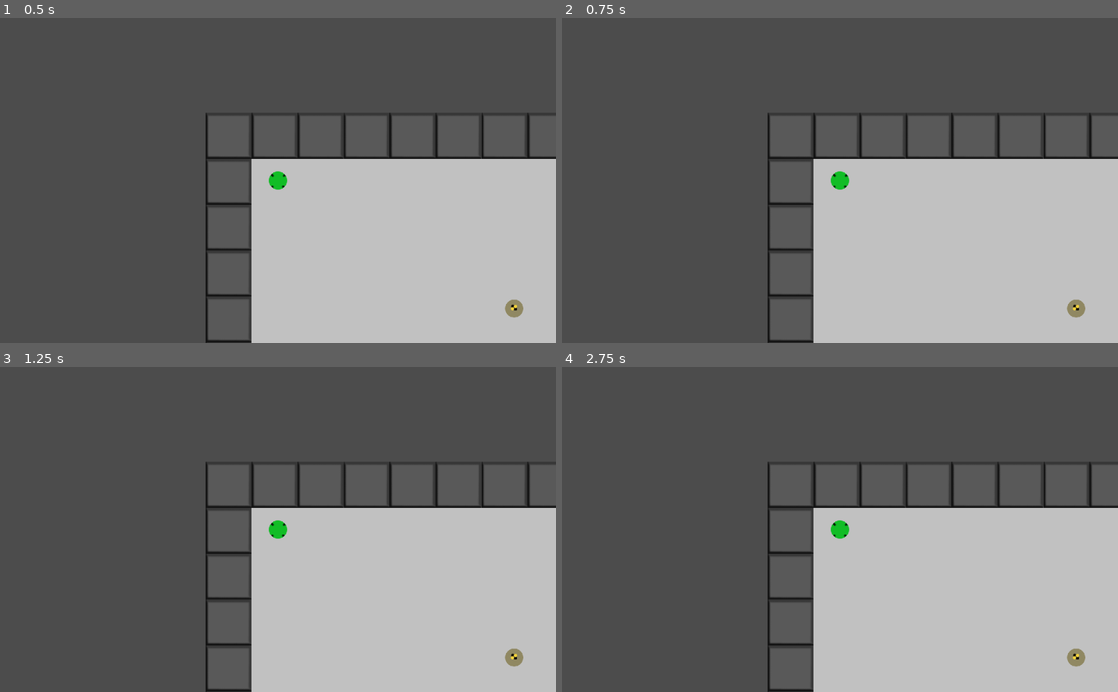
Above: before the commit, frames 1-4 (two rows, left to right).
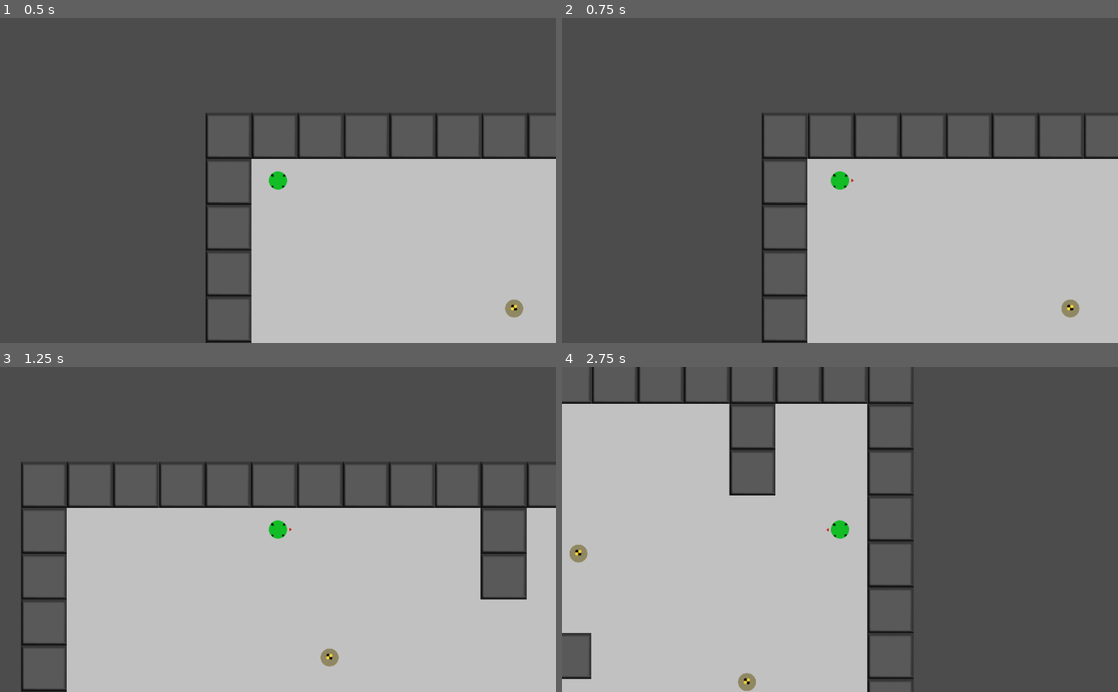
Above: after the commit, the same moments.

Repository: vinnicci/ball-istic
Game: Godot game, scene res://scenes/level/TestLevel.tscn
The game is run twice, just before and just after one commit, with the same random seed, the same clock (stepped at 60 frames per second) and the same inputs. The project has no main scene, so this scene is started directly.
Inputs:
- Up to frame 1 (0.5 s): no input
- Up to frame 2 (0.75 s): tap Enter at 0.5 s; hold F (move_right) from 0.53 s (still down); tap A (change_mode) at 0.6 s
- Up to frame 3 (1.25 s): keep holding F (move_right); tap Space (charge_roll) at 0.8 s
- Up to frame 4 (2.75 s): release F (move_right) at 1.28 s; hold D (move_down) 1.28-2.03 s; tap Space (charge_roll) at 1.35, 2.3 s; tap A (change_mode) at 1.55, 2.1 s; hold F (move_right) from 2.03 s (still down)

Frame 1 is identical in both runs. In frame 2, 3.0% of the frame differs, in the area x 35-96%, y 29-100%; in frame 3, 23%; in frame 4, 68%, in the area x 0-100%, y 0-100%.
Error before the commit: Parse Error: Couldn't load the base class: res://scenes/bot/bots/BaseBot.gd (res://scenes/bots/Player.gd:1)

Commit message:
direction indicator

Diff:
--- a/scenes/bots/BaseBot.gd
+++ b/scenes/bots/BaseBot.gd
@@ -11,7 +11,7 @@
 var roll_mode: bool = false
 const ROLL_MODE_DAMP: int = 2
 const CRAWL_MODE_DAMP: int = 5
-var charging: bool = false
+var is_charging: bool = false
 const CHARGE_FORCE_MULT: float = 0.5
 const CRAWL_SPEED = 1000
 
@@ -36,8 +36,8 @@
 	_control()
 	apply_force(delta)
 
-	#impulse application on charge
-	if charging == true:
+	#applying impulse on charge
+	if is_charging == true:
 		charge()
 
 func adjust_properties() -> void:
@@ -57,9 +57,12 @@
 		velocity = velocity.normalized() * CRAWL_SPEED
 	applied_force = velocity
 
+func switch_mode() -> void:
+	roll_mode = !roll_mode
+
 func charge() -> void:
-	charging = false
-	if charge_ready == false:
+	is_charging = false
+	if charge_ready == false || roll_mode == false:
 		return
 	apply_central_impulse(velocity * CHARGE_FORCE_MULT)
 	charge_ready = false
--- a/scenes/bots/BaseBot.tscn
+++ b/scenes/bots/BaseBot.tscn
@@ -1,7 +1,4 @@
-[gd_scene load_steps=3 format=2]
-
-[ext_resource path="res://scenes/bots/BaseBot.gd" type="Script" id=1]
-
+[gd_scene load_steps=2 format=2]
 
 [sub_resource type="PhysicsMaterial" id=1]
 bounce = 1.0
@@ -9,7 +6,6 @@
 [node name="BaseBot" type="RigidBody2D"]
 physics_material_override = SubResource( 1 )
 gravity_scale = 0.0
-script = ExtResource( 1 )
 
 [node name="BodySprite" type="Sprite" parent="."]
 
@@ -17,6 +13,4 @@
 
 [node name="ChargeCooldown" type="Timer" parent="."]
 wait_time = 5.0
-
-[node name="Weapon" type="Node2D" parent="."]
 [connection signal="timeout" from="ChargeCooldown" to="." method="_on_ChargeCooldown_timeout"]
--- a/scenes/bots/Dummy.gd
+++ b/scenes/bots/Dummy.gd
@@ -1,4 +1,4 @@
-extends "res://scenes/bot/bots/BaseBot.gd"
+extends "res://scenes/bots/BaseBot.gd"
 
 func _ready() -> void:
 	roll_mode = true
--- a/scenes/bots/Player.gd
+++ b/scenes/bots/Player.gd
@@ -1,4 +1,4 @@
-extends "res://scenes/bot/bots/BaseBot.gd"
+extends "res://scenes/bots/BaseBot.gd"
 
 #eventually ??
 #mode: Character --> rolling animations based on direction
@@ -8,7 +8,7 @@
 func _control():
 	velocity = Vector2()
 	if Input.is_action_just_released("change_mode"):
-		roll_mode = !roll_mode
+		switch_mode()
 	if Input.is_action_pressed("move_up"):
 		velocity.y -= 1
 	if Input.is_action_pressed("move_down"):
@@ -17,11 +17,16 @@
 		velocity.x -= 1
 	if Input.is_action_pressed("move_right"):
 		velocity.x += 1
-	if Input.is_action_just_released("charge_roll") && roll_mode == true:
-		charging = true
+	if Input.is_action_just_released("charge_roll"):
+		is_charging = true
 
 func _physics_process(_delta: float) -> void:
 	if linear_velocity.length() > roll_speed * CHARGE_SPRITE_VELOCITY_FACTOR:
 		$BodySprite.texture = load("res://assets/player/charge_effect.png")
 	if linear_velocity.length() < roll_speed * NORMAL_SPRITE_VELOCITY_FACTOR:
 		$BodySprite.texture = load("res://assets/player/player.png")
+	if roll_mode == true:
+		$VelocityDirection.show()
+		$VelocityDirection.global_rotation = linear_velocity.angle()
+	else:
+		$VelocityDirection.hide()
--- a/scenes/bots/Player.tscn
+++ b/scenes/bots/Player.tscn
@@ -1,14 +1,15 @@
-[gd_scene load_steps=5 format=2]
+[gd_scene load_steps=6 format=2]
 
 [ext_resource path="res://assets/player/player.png" type="Texture" id=1]
 [ext_resource path="res://scenes/bots/Player.gd" type="Script" id=2]
 [ext_resource path="res://scenes/bots/BaseBot.tscn" type="PackedScene" id=3]
-
+[ext_resource path="res://assets/player/direction_indicator.png" type="Texture" id=4]
 
 [sub_resource type="CircleShape2D" id=1]
 radius = 25.0
 
 [node name="Player" instance=ExtResource( 3 )]
+mode = 2
 script = ExtResource( 2 )
 roll_speed = 2000
 
@@ -24,3 +25,7 @@
 
 [node name="ChargeCooldown" parent="." index="3"]
 wait_time = 1.0
+
+[node name="VelocityDirection" type="Sprite" parent="." index="4"]
+texture = ExtResource( 4 )
+offset = Vector2( 35, 0 )
--- a/scenes/level/TestLevel.tscn
+++ b/scenes/level/TestLevel.tscn
@@ -3,8 +3,6 @@
 [ext_resource path="res://scenes/bots/Player.tscn" type="PackedScene" id=1]
 [ext_resource path="res://assets/terrain/tut_terrain.png" type="Texture" id=2]
 [ext_resource path="res://scenes/bots/Dummy.tscn" type="PackedScene" id=3]
-
-
 
 [sub_resource type="ConvexPolygonShape2D" id=1]
 points = PoolVector2Array( 0, 0, 128, 0, 128, 128, 0, 128 )
@@ -47,6 +45,7 @@
 
 [node name="Player" parent="." instance=ExtResource( 1 )]
 position = Vector2( 200.496, 186.795 )
+mode = 0
 
 [node name="Dummy" parent="." instance=ExtResource( 3 )]
 position = Vector2( 852.772, 541.116 )
Binary file added: assets/player/direction_indicator.png
Not shown, added: assets/player/direction_indicator.png.import
